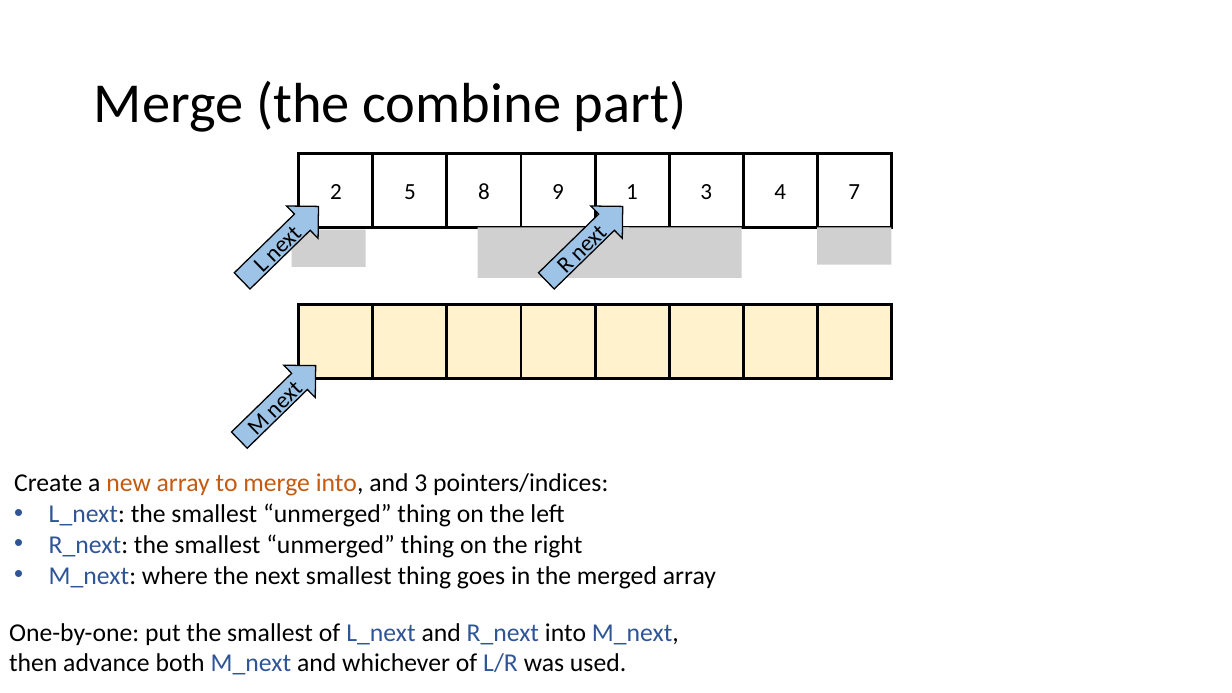
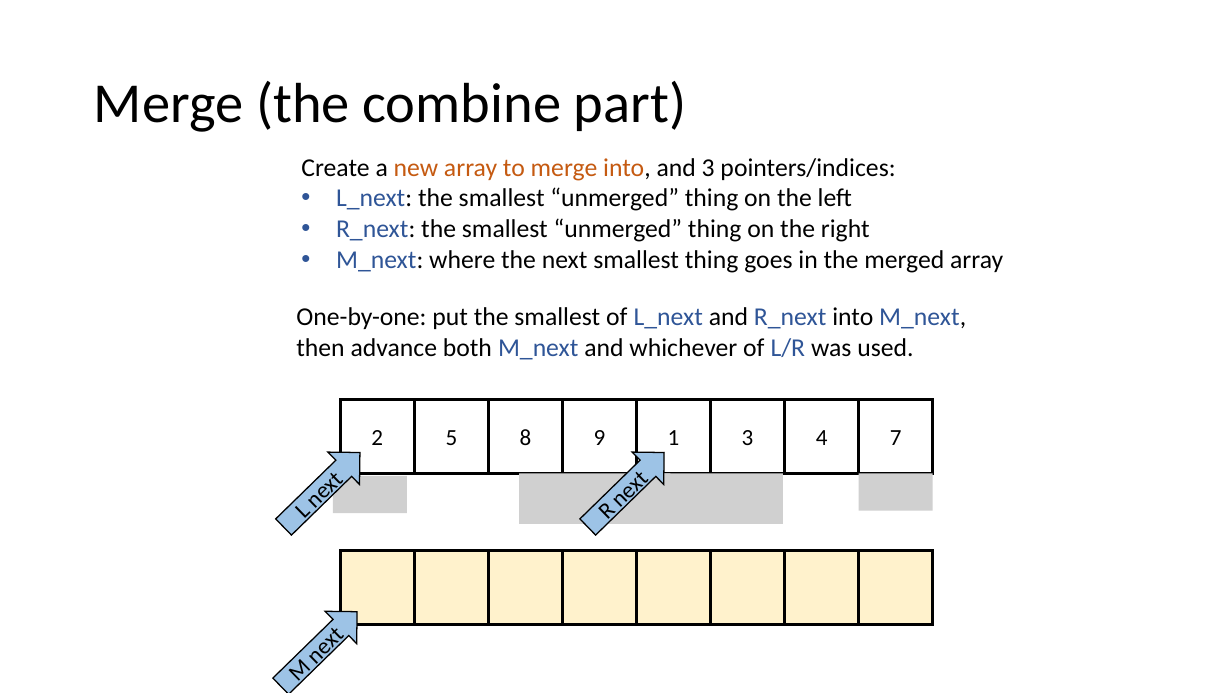
Before and after one commit to natebrunelle/cse332, a slide deck: slide 42 of markdown/files/slides/lecture13_sorting2.pptx (slide 13 before the commit). Drawn at 1232x693 pixels with LibreOffice and Linux fonts; fonts in the diff are those of the drawing; grey boxes stand for pictures. Boxes give left, top, right and bottom in pixels: in the first picture for what was removed or moved away, otherwise in the second. Text is boxed around its words. In the diff, an @@ line names an element or a change of style, - is before the commit and + after.

```diff
--- a/markdown/files/slides/lecture13_sorting2.pptx
+++ b/markdown/files/slides/lecture13_sorting2.pptx
@@ text "Create a new array to ...": place and size @@
-text "Create a new array to ..." at <box>14,473,716,589</box>
+text "Create a new array to ..." at <box>301,158,1003,273</box>
@@ picture removed at <box>292,230,366,267</box> @@
@@ picture removed at <box>478,227,629,278</box> @@
@@ picture removed at <box>591,227,742,278</box> @@
@@ picture removed at <box>817,227,891,264</box> @@
@@ text "One-by-one: put the smallest of ...": place and size @@
-text "One-by-one: put the smallest of ..." at <box>9,623,679,675</box>
+text "One-by-one: put the smallest of ..." at <box>296,307,966,360</box>
@@ group added at <box>333,473,933,524</box>: 4 pictures @@
@@ 16 rectangles, 3 right arrows: place and size @@
-16 rectangles, 3 right arrows at <box>224,153,891,457</box>
+16 rectangles, 3 right arrows at <box>265,399,933,693</box>
```
Also in this commit, not shown: 22 other slides changed, 30 slides added, 12 slides removed, 5 other files.
